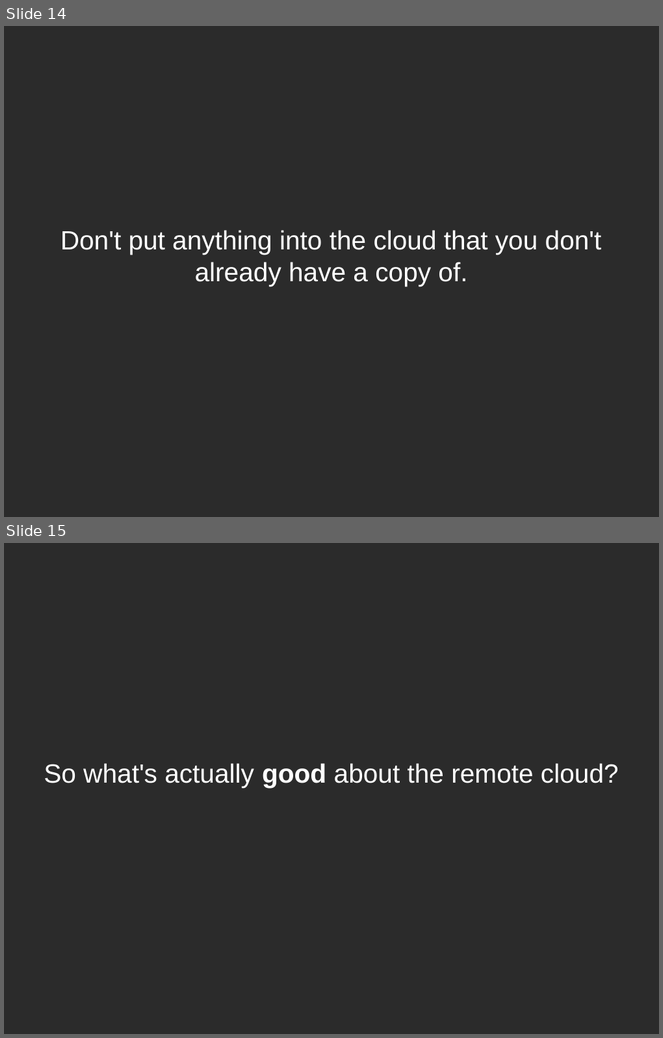
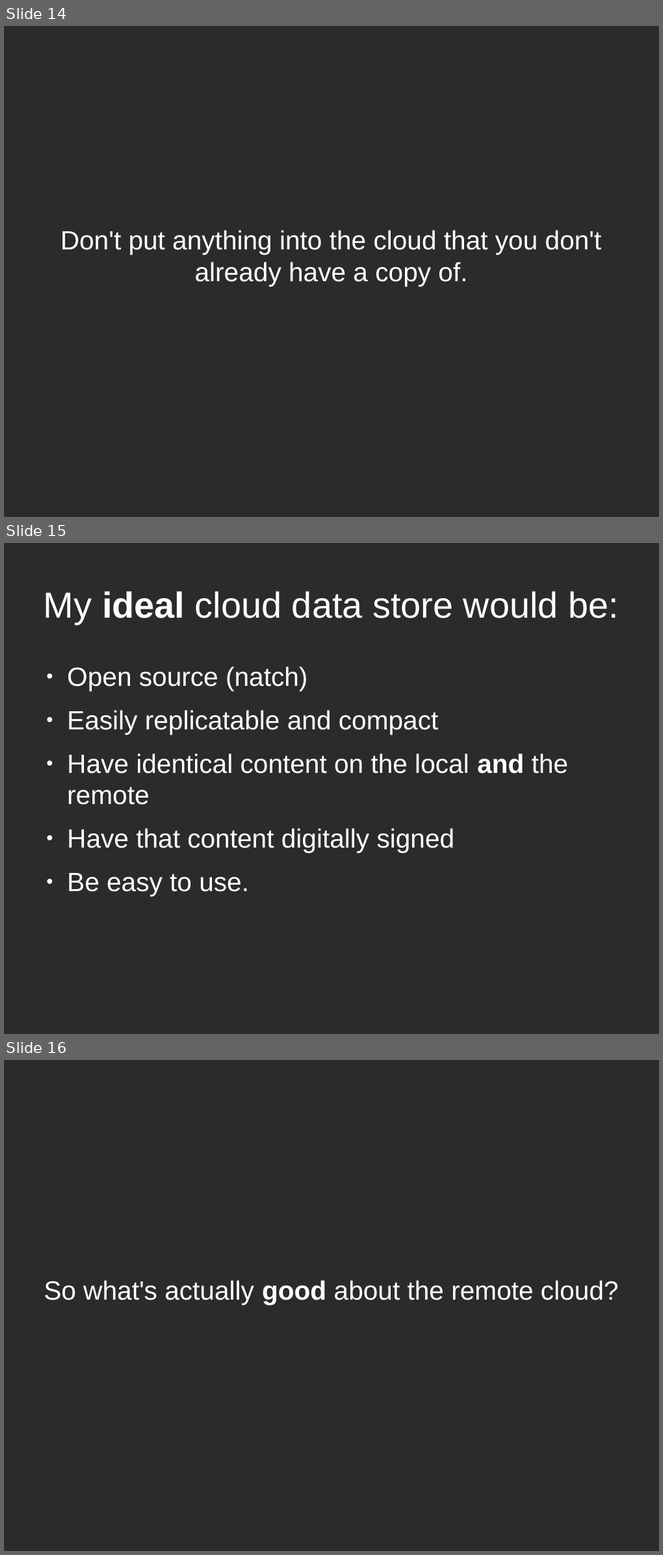
Before and after one commit to ruebot/SuperConference-2011---Cloud-computing, a slide deck: sc-2011-local-clouds.odp. Shown one above the other, each under a label of ours: slides 14 and 15 before the commit, slides 14, 15 and 16 after it. The pictures are 663x1038 and 663x1555 pixels, drawn with LibreOffice and Linux fonts; fonts in the diff are those of the drawing; background and template pictures are left out; a plain dark background stands for a picture behind light text. Boxes give left, top, right and bottom in pixels: in the first picture for what was removed or moved away, otherwise in the second. Text is boxed around its words. In the diff, an @@ line names an element or a change of style, - is before the commit and + after.

Commit message:
Ideal data store slide.

```diff
--- a/sc-2011-local-clouds.odp
+++ b/sc-2011-local-clouds.odp
@@ slide 15 added at (4,543,659,1034), background picture (left out) @@
@@ title added at (44,591,619,624), 44 pt, text #FFFFFF @@
+My ideal cloud data store would be:
@@ text added at (67,667,568,897), 32 pt, text #FFFFFF @@
+● Open source (natch)
+● Easily replicatable and compact
+● Have identical content on the local and the remote
+● Have that content digitally signed
+● Be easy to use.
@@ what was slide 15 is now slide 16 @@
```
